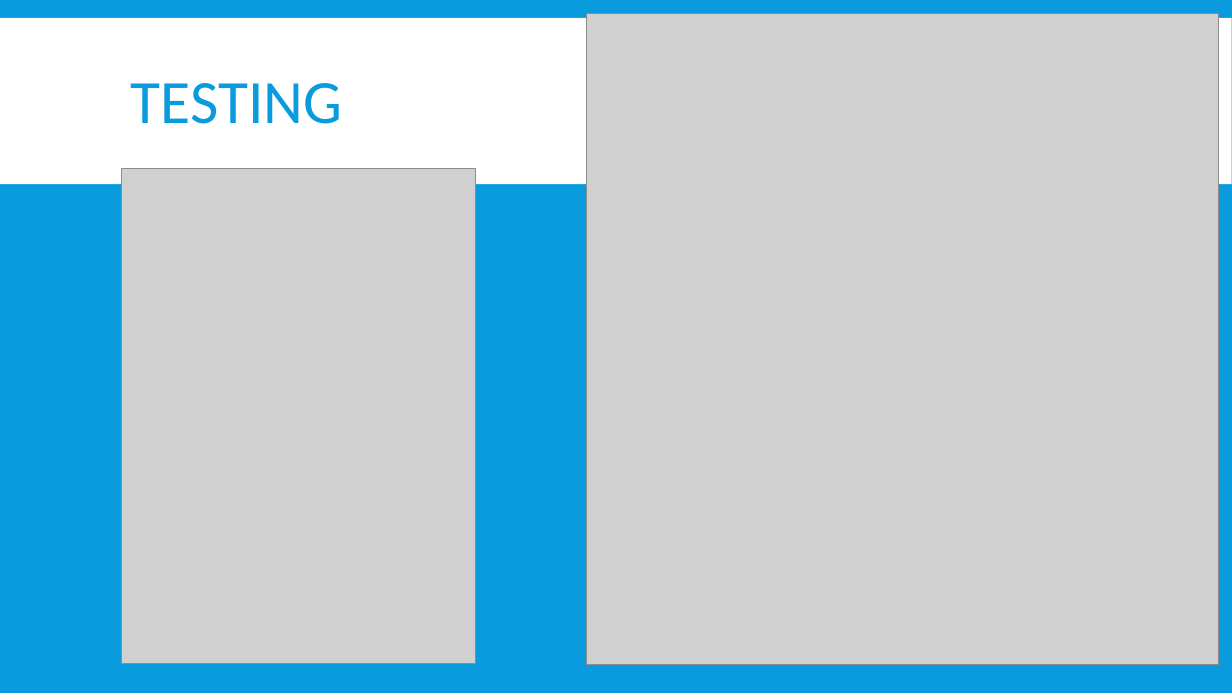
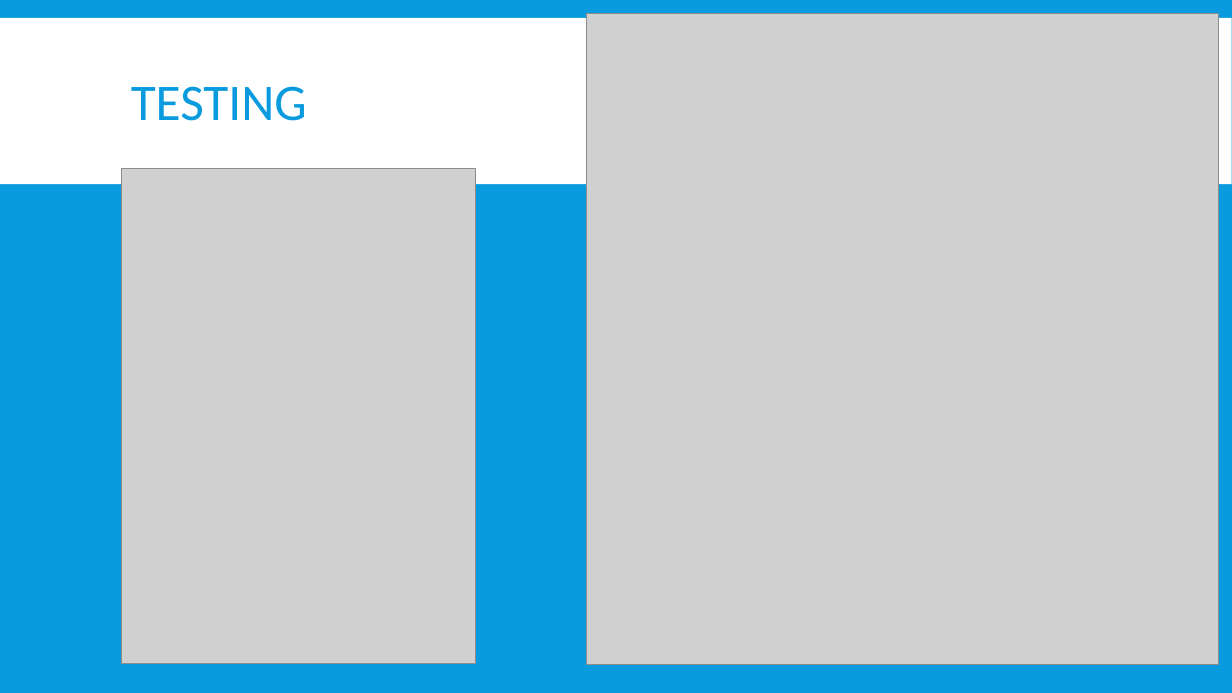
Before and after one commit to OryGregS/SeniorProject, a slide deck: slide 20 of docs/FuzzyRecordLinkage.pptx. Drawn at 1232x693 pixels with LibreOffice and Linux fonts; fonts in the diff are those of the drawing; grey boxes stand for pictures. Boxes give left, top, right and bottom in pixels: in the first picture for what was removed or moved away, otherwise in the second. Text is boxed around its words. In the diff, an @@ line names an element or a change of style, - is before the commit and + after.

Commit message:
Powerpoint update & Test Data
Cleaned up some directories, updated powerpoint, & created data sets for testing.

```diff
--- a/docs/FuzzyRecordLinkage.pptx
+++ b/docs/FuzzyRecordLinkage.pptx
@@ title "TESTING" at (131,86,307,121): size 48 to 40 pt @@
```
Also in this commit, not shown: 4 other slides changed, 25 other files.
